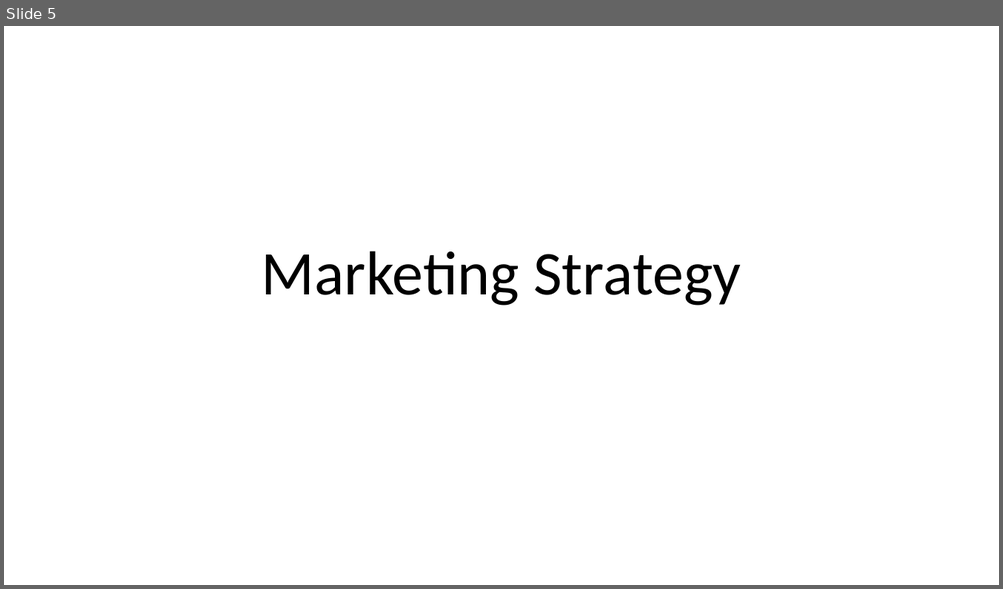
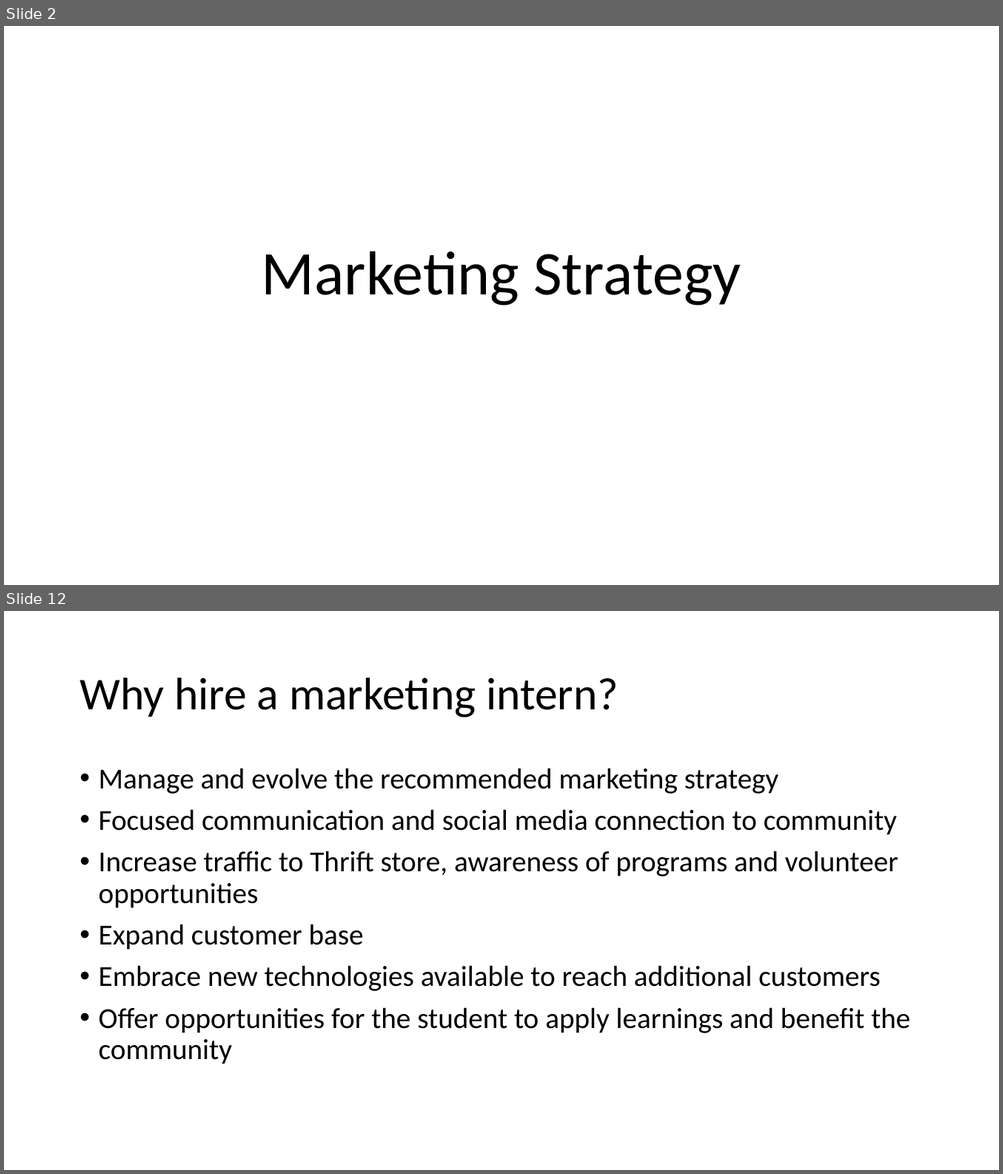
Before and after one commit to DellHelpAThon/RoundRockServingCenter_DigitalDreamers, a slide deck: RRASC Marketing Strategy Propossal.pptx. Shown one above the other, each under a label of ours: slide 5 before the commit, slides 2 and 12 after it; the slides between them are not shown. The pictures are 1003x589 and 1003x1174 pixels, drawn with LibreOffice and Linux fonts; fonts in the diff are those of the drawing. Boxes give left, top, right and bottom in pixels: in the first picture for what was removed or moved away, otherwise in the second. Text is boxed around its words. In the diff, an @@ line names an element or a change of style, - is before the commit and + after.

```diff
--- a/RRASC Marketing Strategy Propossal.pptx
+++ b/RRASC Marketing Strategy Propossal.pptx
@@ slide 12 added at (4, 611, 999, 1170), background #FFFFFF @@
@@ title added at (79, 678, 618, 718), 44 pt, text #000000 @@
+Why hire a marketing intern?
@@ text added at (99, 768, 910, 1065), 28 pt, text #000000 @@
+• Manage and evolve the recommended marketing strategy
+• Focused communication and social media connection to community
+• Increase traffic to Thrift store, awareness of programs and volunteer opportunities
+• Expand customer base
+• Embrace new technologies available to reach additional customers
+• Offer opportunities for the student to apply learnings and benefit the community
@@ what was slide 5 is now slide 2 @@
```
Also in this commit, not shown: 7 slides changed, 5 other slides added, 2 slides removed.
